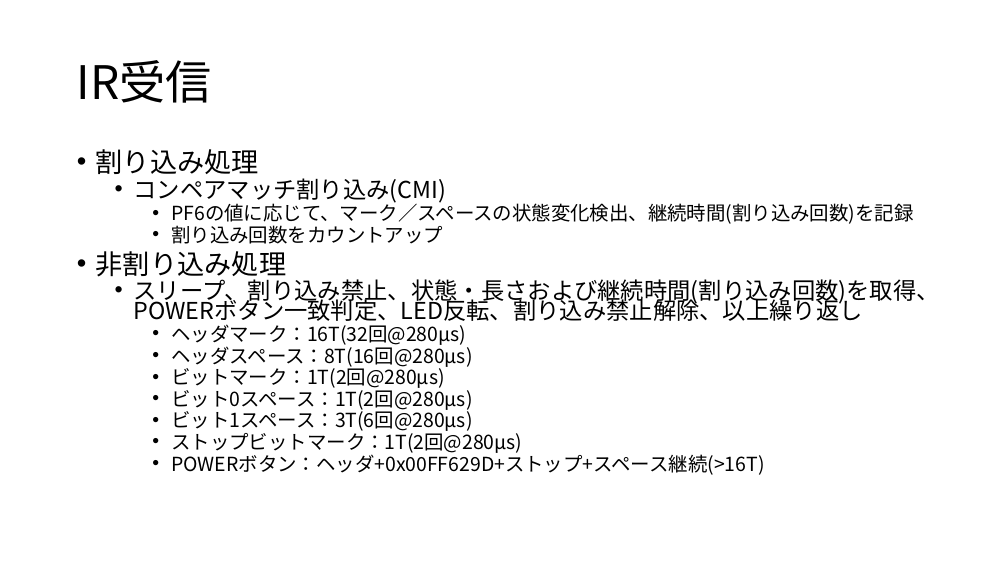
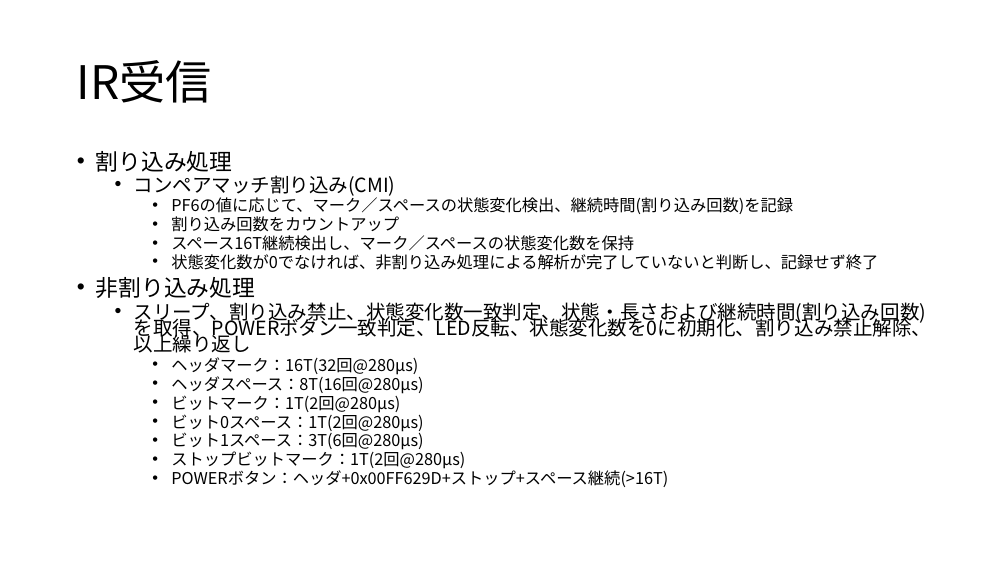
Before and after one commit to moku828/sh7262_an, a slide deck: slide 53 of SH7262アプリケーションノート.pptx (slide 51 before the commit). Drawn at 1008x567 pixels with LibreOffice and Linux fonts; fonts in the diff are those of the drawing. Boxes give left, top, right and bottom in pixels: in the first picture for what was removed or moved away, otherwise in the second. Text is boxed around its words. In the diff, an @@ line names an element or a change of style, - is before the commit and + after.

```diff
--- a/SH7262アプリケーションノート.pptx
+++ b/SH7262アプリケーションノート.pptx
@@ text at (x1=96, y1=151, x2=793, y2=487): size 25.9 to 21.7 pt in "割り込み処理", "非割り込み処理"; size 22.2 to 18.6 pt in "コンペアマッチ割り込み(CMI)"; size 18.5 to 15.5 pt in "PF6の値に応じて、マーク／スペースの状態変化検出、継続時間(割り込み回数)を記録", "割り込み回数をカウントアップ", "ヘッダマーク：16T(32回@280μs)", "ヘッダスペース：8T(16回@280μs)" and 5 more places @@
@@ text at (x1=171, y1=235, x2=878, y2=270): paragraphs added @@
+    • スペース16T継続検出し、マーク／スペースの状態変化数を保持
+    • 状態変化数が0でなければ、非割り込み処理による解析が完了していないと判断し、記録せず終了
@@ text at (x1=134, y1=302, x2=932, y2=353): text changed; size 22.2 to 18.6 pt @@
-  • スリープ、割り込み禁止、状態・長さおよび継続時間(割り込み回数)を取得、POWERボタン一致判定、LED反転、割り込み禁止解除、以上繰り返し
+  • スリープ、割り込み禁止、状態変化数一致判定、状態・長さおよび継続時間(割り込み回数)を取得、POWERボタン一致判定、LED反転、状態変化数を0に初期化、割り込み禁止解除、以上繰り返し
```
Also in this commit, not shown: 1 other slide changed, 4 slides added.
